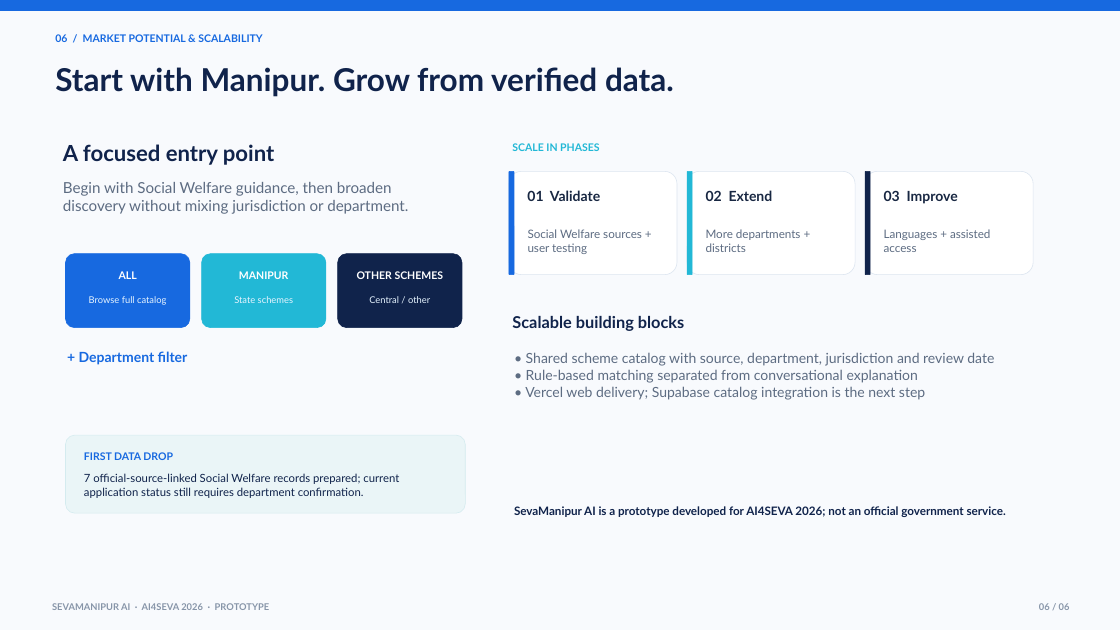
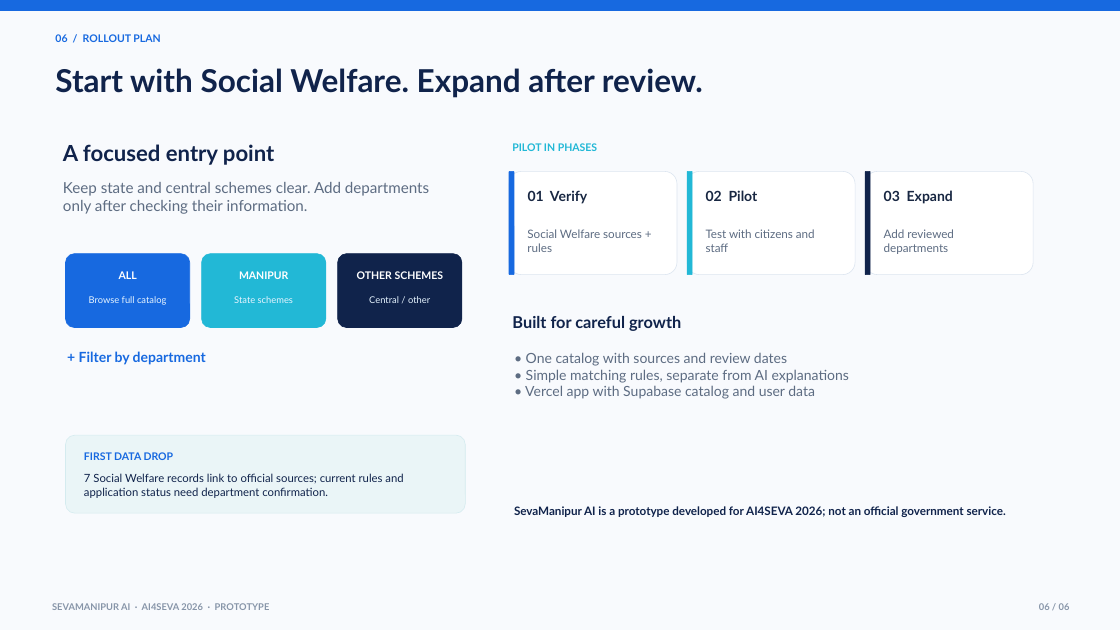
Before and after one commit to Tinkerer79/sevaAi, a slide deck: slide 6 of SevaManipur_AI4SEVA_SW01.pptx. Drawn at 1120x630 pixels with LibreOffice and Linux fonts; fonts in the diff are those of the drawing. Boxes give left, top, right and bottom in pixels: in the first picture for what was removed or moved away, otherwise in the second. Text is boxed around its words. In the diff, an @@ line names an element or a change of style, - is before the commit and + after.

```diff
--- a/SevaManipur_AI4SEVA_SW01.pptx
+++ b/SevaManipur_AI4SEVA_SW01.pptx
@@ text at box(55, 34, 160, 42): text changed @@
-06 / MARKET POTENTIAL & SCALABILITY
+06 / ROLLOUT PLAN
@@ text at box(55, 68, 703, 98): text changed @@
-Start with Manipur. Grow from verified data.
+Start with Social Welfare. Expand after review.
@@ text at box(512, 143, 597, 151): text changed @@
-SCALE IN PHASES
+PILOT IN PHASES
@@ text at box(63, 182, 429, 214): text changed @@
-Begin with Social Welfare guidance, then broaden discovery without mixing jurisdiction or department.
+Keep state and central schemes clear. Add departments only after checking their information.
@@ text at box(528, 190, 587, 204): text changed @@
-01 Validate
+01 Verify
@@ text at box(706, 190, 758, 201): text changed @@
-02 Extend
+02 Pilot
@@ text at box(884, 190, 953, 204): text changed @@
-03 Improve
+03 Expand
@@ text at box(527, 229, 642, 252): text changed @@
-Social Welfare sources + user testing
+Social Welfare sources + rules
@@ text at box(706, 229, 815, 252): text changed @@
-More departments + districts
+Test with citizens and staff
@@ text at box(884, 229, 954, 254): text changed @@
-Languages + assisted access
+Add reviewed departments
@@ text at box(512, 316, 681, 331): text changed @@
-Scalable building blocks
+Built for careful growth
@@ text at box(79, 351, 206, 365): text changed @@
-+ Department filter
++ Filter by department
@@ text at box(525, 352, 849, 399): text changed @@
-• Shared scheme catalog with source, department, jurisdiction and review date
-• Rule-based matching separated from conversational explanation
-• Vercel web delivery; Supabase catalog integration is the next step
+• One catalog with sources and review dates
+• Simple matching rules, separate from AI explanations
+• Vercel app with Supabase catalog and user data
@@ text at box(84, 473, 403, 498): text changed @@
-7 official-source-linked Social Welfare records prepared; current application status still requires department confirmation.
+7 Social Welfare records link to official sources; current rules and application status need department confirmation.
```
Also in this commit, not shown: 5 other slides changed, 8 other files.
